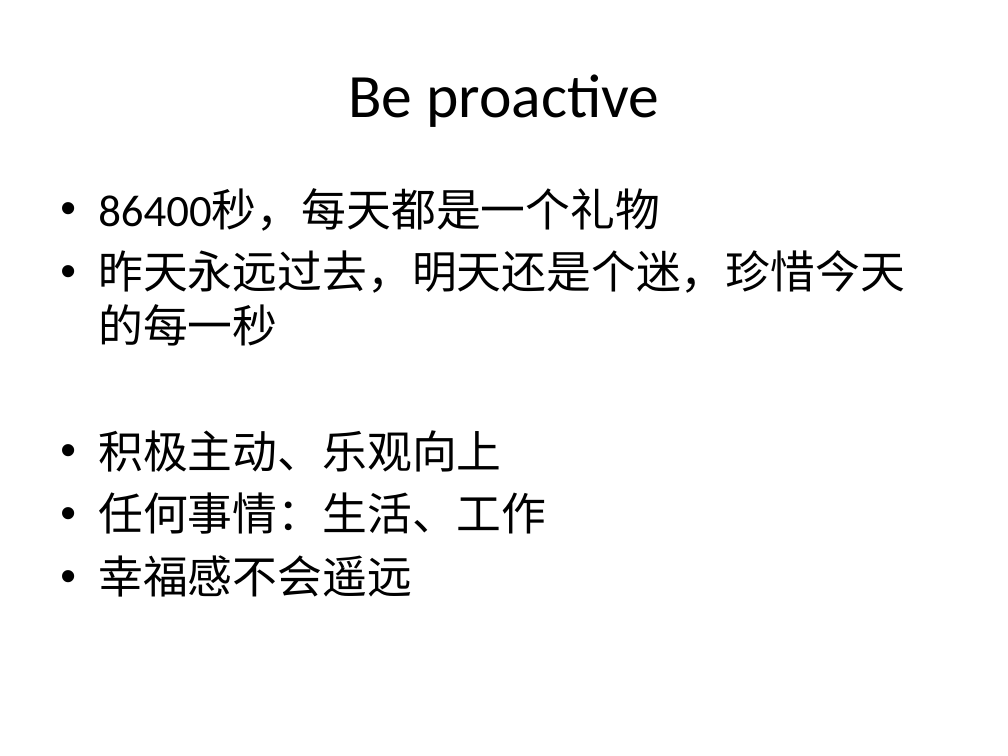
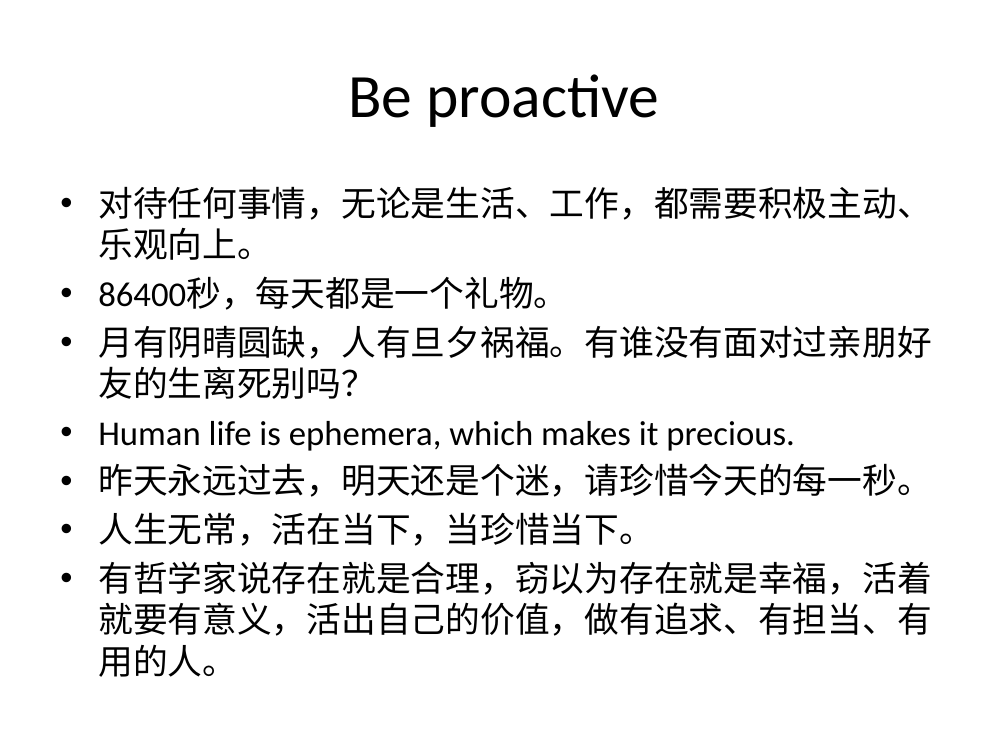
Before and after one commit to FinchYang/pyinrealworld, a slide deck: slide 4 of doc/Blah blah blah.pptx. Drawn at 1008x756 pixels with LibreOffice and Linux fonts; fonts in the diff are those of the drawing. Boxes give left, top, right and bottom in pixels: in the first picture for what was removed or moved away, otherwise in the second. Text is boxed around its words. In the diff, an @@ line names an element or a change of style, - is before the commit and + after.

```diff
--- a/doc/Blah blah blah.pptx
+++ b/doc/Blah blah blah.pptx
@@ text at (98,186,932,677): text changed; size 32 to 24.8 pt @@
-• 86400秒，每天都是一个礼物
-• 昨天永远过去，明天还是个迷，珍惜今天的每一秒
-• 积极主动、乐观向上
-• 任何事情：生活、工作
-• 幸福感不会遥远
+• 对待任何事情，无论是生活、工作，都需要积极主动、乐观向上。
+• 86400秒，每天都是一个礼物。
+• 月有阴晴圆缺，人有旦夕祸福。有谁没有面对过亲朋好友的生离死别吗？
+• Human life is ephemera, which makes it precious.
+• 昨天永远过去，明天还是个迷，请珍惜今天的每一秒。
+• 人生无常，活在当下，当珍惜当下。
+• 有哲学家说存在就是合理，窃以为存在就是幸福，活着就要有意义，活出自己的价值，做有追求、有担当、有用的人。
```
Also in this commit, not shown: 19 other slides changed, 2 slides removed, 8 other files.
